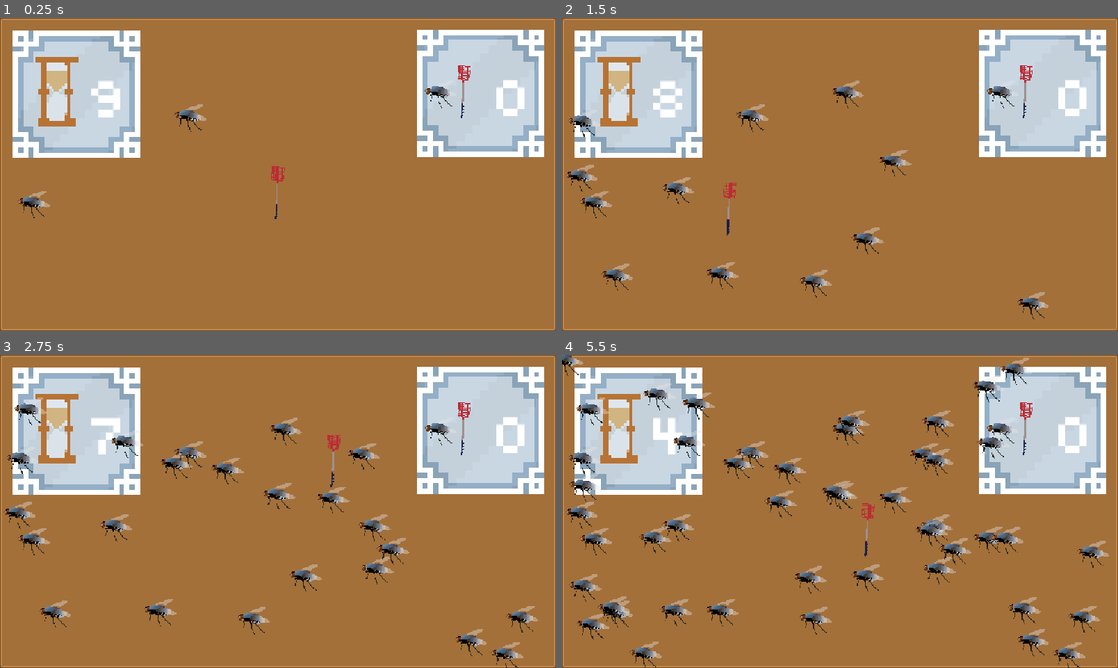
Above: before the commit, frames 1-4 (two rows, left to right).
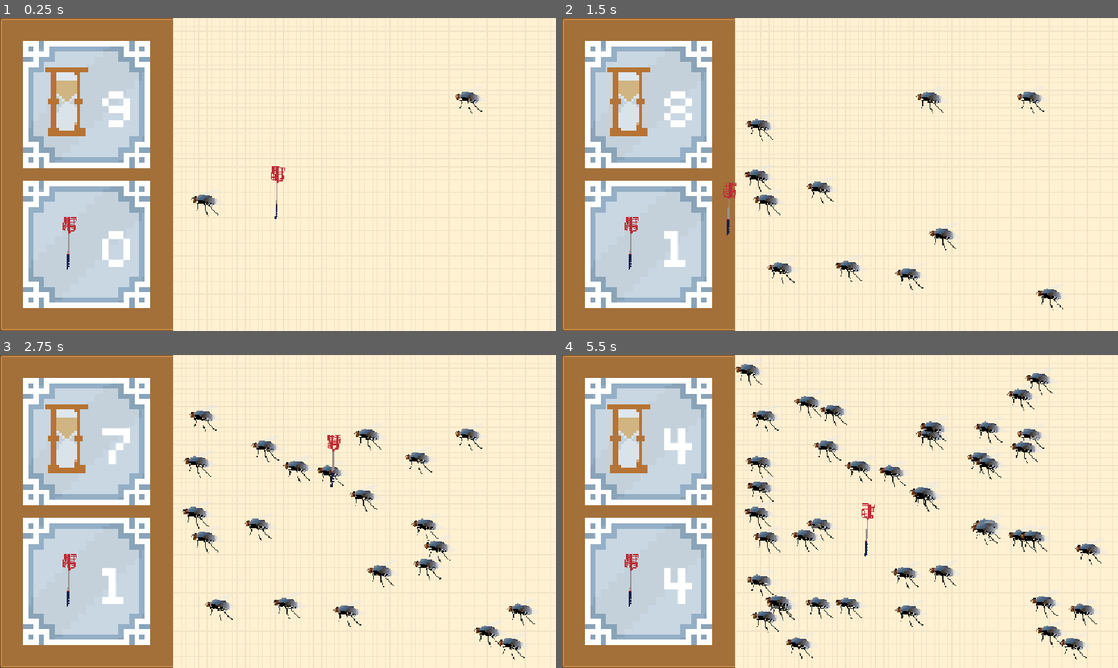
Above: after the commit, the same moments.

Repository: Elephant-on-github/fly-swatter
Game: Godot game, scene res://main.tscn
Two runs of this game, one before a commit and one after it. Both use one fixed random seed, a clock stepped at 60 frames per second and the inputs below.
Inputs (mouse positions are in pixels of both pictures, inside the frame that each line leads up to):
- Up to frame 1 (0.25 s): no input
- Up to frame 2 (1.5 s): tap Enter at 0.5 s; move the mouse to (962, 158) at 0.52 s; hold Right 0.53-1.28 s; tap Space (ui_select) at 0.6, 0.77, 1.07 s; click (962, 158) at 0.67 s; move the mouse to (728, 190) at 1.27 s; hold Down from 1.28 s (still down); tap Alt at 1.35 s
- Up to frame 3 (2.75 s): tap Space (ui_select) at 1.52, 1.55, 1.82, 2.3 s; move the mouse to (333, 442) at 2.02 s; release Down at 2.03 s; hold Right from 2.03 s (still down); tap Shift at 2.1 s
- Up to frame 4 (5.5 s): move the mouse to (812, 574) at 2.77 s; release Right at 2.78 s; hold Up 2.78-3.53 s; tap Space (ui_select) at 2.85, 3.02, 3.32, 3.77, 3.8, 4.07, 4.52, 4.55, 4.82, 5.1 s; click (812, 574) at 2.92 s; move the mouse to (1006, 558) at 3.52 s; hold Left 3.53-5.03 s; tap Alt at 3.6 s; move the mouse to (673, 464) at 4.27 s; tap Shift at 4.35 s; move the mouse to (867, 511) at 5.02 s; hold Down from 5.03 s (still down); click (867, 511) at 5.17 s

The runs differ from the first frame. In frame 1, 85% of the frame differs, in the area x 2-100%, y 0-100%; in frame 2, 85%; in frame 3, 85%; in frame 4, 86%, in the area x 0-100%, y 0-100%.

Commit message:
:sparkles: some more work ig

Diff:
--- a/fly.gd
+++ b/fly.gd
@@ -5,12 +5,15 @@
 
 # Called when the node enters the scene tree for the first time.
 func _ready():
+	print(self.name)
 	pass # Replace with function body.
 
 
 
 # Called every frame. 'delta' is the elapsed time since the previous frame.
 func _process(delta):
+	if name == "FlyTemplate":
+		return
 	# In the cloned sprite's script
 	if Input.is_action_just_pressed("ui_select"):
 		var overlapping = $Area2D.get_overlapping_areas() + $Area2D.get_overlapping_bodies()
@@ -20,5 +23,11 @@
 				if other.name == "swatterarea":
 					collided.emit(other)
 					queue_free()
-					break
+					return
 #^ (partially) from the AI
+
+
+func _on_label_finished():
+	if name == "FlyTemplate":
+		return
+	queue_free()
--- a/main.gd
+++ b/main.gd
@@ -1,9 +1,10 @@
 extends Control
 
+var stop : bool
 
 # Called when the node enters the scene tree for the first time.
 func _ready():
-	pass # Replace with function body.
+	%prizes.visible = false
 
 
 # Called every frame. 'delta' is the elapsed time since the previous frame.
@@ -12,15 +13,18 @@
 
 func _process(delta):
 	spawn_timer += delta
-
-	if spawn_timer >= spawn_delay:
+	if stop:
+		pass
+	elif spawn_timer >= spawn_delay:
 		# Get a random position on the screen
-		var random_pos = Vector2(randf_range(0, get_viewport_rect().size.x),
-								 randf_range(0, get_viewport_rect().size.y))
+		var random_pos = Vector2(randf_range(350, get_viewport_rect().size.x - 20),
+								 randf_range(20, get_viewport_rect().size.y - 20))
 
 		# Create a duplicate of the sprite
 		var sprite_clone = $FlyTemplate.duplicate()
 		sprite_clone.visible = true
+		%timer.finished.connect(sprite_clone._on_label_finished)
+		sprite_clone.name = "clone"
 		# Set its position to the random location
 		sprite_clone.position = random_pos
 
@@ -29,3 +33,8 @@
 
 		# Reset the timer
 		spawn_timer = 0.0
+
+
+func _on_label_finished():
+	%prizes.visible = true
+	stop = true
--- a/main.tscn
+++ b/main.tscn
@@ -141,12 +141,27 @@
 "frames": [{
 "duration": 1.0,
 "texture": ExtResource("4_1bvp3")
+}, {
+"duration": 1.0,
+"texture": ExtResource("4_1bvp3")
 }],
 "loop": 1,
 "name": &"default",
 "speed": 5.0
 }]
 
+[sub_resource type="AtlasTexture" id="AtlasTexture_a5gh6"]
+atlas = ExtResource("2_1bvp3")
+region = Rect2(119, 0, 16, 16)
+
+[sub_resource type="AtlasTexture" id="AtlasTexture_gvyb3"]
+atlas = ExtResource("2_1bvp3")
+region = Rect2(221, 0, 16, 16)
+
+[sub_resource type="AtlasTexture" id="AtlasTexture_3dc5f"]
+atlas = ExtResource("2_1bvp3")
+region = Rect2(85, 0, 16, 16)
+
 [node name="Main" type="Control" unique_id=81225702]
 layout_mode = 3
 anchors_preset = 15
@@ -168,18 +183,6 @@
 patch_margin_top = 4
 patch_margin_right = 4
 patch_margin_bottom = 4
-
-[node name="Fly" type="Sprite2D" parent="." unique_id=1103188556]
-z_index = 4
-position = Vector2(359, 188)
-texture = ExtResource("3_lquwl")
-script = ExtResource("4_efxa6")
-
-[node name="Area2D" type="Area2D" parent="Fly" unique_id=876320989]
-
-[node name="CollisionShape2D" type="CollisionShape2D" parent="Fly/Area2D" unique_id=2091154039]
-position = Vector2(2, -2)
-shape = SubResource("CircleShape2D_mvmpa")
 
 [node name="FlyTemplate" type="Sprite2D" parent="." unique_id=1807150358]
 unique_name_in_owner = true
@@ -208,16 +211,31 @@
 [node name="CollisionShape2D" type="CollisionShape2D" parent="swatter/swatterarea" unique_id=668771961]
 shape = SubResource("RectangleShape2D_oeska")
 
-[node name="NinePatchRect3" type="NinePatchRect" parent="." unique_id=517514681]
+[node name="UI_ETC" type="HBoxContainer" parent="." unique_id=728939111]
+layout_mode = 1
+anchors_preset = 15
+anchor_right = 1.0
+anchor_bottom = 1.0
+grow_horizontal = 2
+grow_vertical = 2
+theme_override_constants/separation = 43
+
+[node name="MarginContainer" type="MarginContainer" parent="UI_ETC" unique_id=1330919938]
+layout_mode = 2
+theme_override_constants/margin_left = 43
+
+[node name="Info Area" type="VBoxContainer" parent="UI_ETC/MarginContainer" unique_id=2049451877]
+layout_mode = 2
+size_flags_horizontal = 4
+size_flags_vertical = 4
+theme_override_constants/separation = 24
+
+[node name="NinePatchRect3" type="NinePatchRect" parent="UI_ETC/MarginContainer/Info Area" unique_id=517514681]
 custom_minimum_size = Vector2(240, 240)
-layout_mode = 0
-offset_left = 24.0
-offset_top = 24.0
-offset_right = 264.0
-offset_bottom = 264.0
+layout_mode = 2
 texture = SubResource("AtlasTexture_deqvp")
 
-[node name="NinePatchRect2" type="NinePatchRect" parent="NinePatchRect3" unique_id=772172302]
+[node name="NinePatchRect2" type="NinePatchRect" parent="UI_ETC/MarginContainer/Info Area/NinePatchRect3" unique_id=772172302]
 custom_minimum_size = Vector2(240, 240)
 layout_mode = 1
 anchors_preset = 15
@@ -227,7 +245,7 @@
 grow_vertical = 2
 texture = SubResource("AtlasTexture_mvmpa")
 
-[node name="MarginContainer" type="MarginContainer" parent="NinePatchRect3/NinePatchRect2" unique_id=9572645]
+[node name="MarginContainer" type="MarginContainer" parent="UI_ETC/MarginContainer/Info Area/NinePatchRect3/NinePatchRect2" unique_id=9572645]
 custom_minimum_size = Vector2(80, 0)
 layout_mode = 1
 anchors_preset = 5
@@ -238,15 +256,16 @@
 grow_horizontal = 2
 size_flags_horizontal = 6
 
-[node name="AnimatedSprite2D" type="AnimatedSprite2D" parent="NinePatchRect3/NinePatchRect2/MarginContainer" unique_id=1324615651]
+[node name="AnimatedSprite2D" type="AnimatedSprite2D" parent="UI_ETC/MarginContainer/Info Area/NinePatchRect3/NinePatchRect2/MarginContainer" unique_id=1324615651]
 z_index = 1
 position = Vector2(32.000015, 115.000015)
 scale = Vector2(5, 5)
 sprite_frames = SubResource("SpriteFrames_5vw27")
-frame_progress = 0.3002362
+frame_progress = 0.8954064
 script = ExtResource("7_272bh")
 
-[node name="Label" type="Label" parent="NinePatchRect3/NinePatchRect2" unique_id=1002913137]
+[node name="timer" type="Label" parent="UI_ETC/MarginContainer/Info Area/NinePatchRect3/NinePatchRect2" unique_id=1002913137]
+unique_name_in_owner = true
 process_mode = 3
 process_priority = 5
 layout_mode = 1
@@ -267,16 +286,12 @@
 text = "0"
 script = ExtResource("7_kek77")
 
-[node name="NinePatchRect4" type="NinePatchRect" parent="." unique_id=2063553596]
+[node name="NinePatchRect4" type="NinePatchRect" parent="UI_ETC/MarginContainer/Info Area" unique_id=2063553596]
 custom_minimum_size = Vector2(240, 240)
-layout_mode = 0
-offset_left = 786.0
-offset_top = 22.0
-offset_right = 1026.0
-offset_bottom = 262.0
+layout_mode = 2
 texture = SubResource("AtlasTexture_deqvp")
 
-[node name="NinePatchRect2" type="NinePatchRect" parent="NinePatchRect4" unique_id=1300853326]
+[node name="NinePatchRect2" type="NinePatchRect" parent="UI_ETC/MarginContainer/Info Area/NinePatchRect4" unique_id=1300853326]
 custom_minimum_size = Vector2(240, 240)
 layout_mode = 1
 anchors_preset = 15
@@ -286,7 +301,7 @@
 grow_vertical = 2
 texture = SubResource("AtlasTexture_mvmpa")
 
-[node name="MarginContainer" type="MarginContainer" parent="NinePatchRect4/NinePatchRect2" unique_id=1000329200]
+[node name="MarginContainer" type="MarginContainer" parent="UI_ETC/MarginContainer/Info Area/NinePatchRect4/NinePatchRect2" unique_id=1000329200]
 custom_minimum_size = Vector2(80, 0)
 layout_mode = 1
 anchors_preset = 5
@@ -297,13 +312,13 @@
 grow_horizontal = 2
 size_flags_horizontal = 6
 
-[node name="AnimatedSprite2D" type="AnimatedSprite2D" parent="NinePatchRect4/NinePatchRect2/MarginContainer" unique_id=1472279821]
+[node name="AnimatedSprite2D" type="AnimatedSprite2D" parent="UI_ETC/MarginContainer/Info Area/NinePatchRect4/NinePatchRect2/MarginContainer" unique_id=1472279821]
 z_index = 1
 position = Vector2(32.000015, 115.000015)
 sprite_frames = SubResource("SpriteFrames_efxa6")
 script = ExtResource("7_272bh")
 
-[node name="Label" type="Label" parent="NinePatchRect4/NinePatchRect2" unique_id=1461140824]
+[node name="Label" type="Label" parent="UI_ETC/MarginContainer/Info Area/NinePatchRect4/NinePatchRect2" unique_id=1461140824]
 process_mode = 3
 process_priority = 5
 layout_mode = 1
@@ -324,5 +339,78 @@
 text = "0"
 script = ExtResource("12_dg77c")
 
+[node name="Game Area" type="Control" parent="UI_ETC" unique_id=387993341]
+layout_mode = 2
+size_flags_horizontal = 3
+
+[node name="NinePatchRect" type="NinePatchRect" parent="UI_ETC/Game Area" unique_id=1660144974]
+layout_mode = 1
+anchors_preset = 15
+anchor_right = 1.0
+anchor_bottom = 1.0
+grow_horizontal = 2
+grow_vertical = 2
+texture = SubResource("AtlasTexture_a5gh6")
+axis_stretch_horizontal = 1
+axis_stretch_vertical = 1
+
+[node name="CenterContainer" type="CenterContainer" parent="UI_ETC/Game Area" unique_id=486412089]
+layout_mode = 1
+anchors_preset = 15
+anchor_right = 1.0
+anchor_bottom = 1.0
+grow_horizontal = 2
+grow_vertical = 2
+size_flags_horizontal = 3
+
+[node name="prizes" type="Control" parent="UI_ETC/Game Area/CenterContainer" unique_id=1832721911]
+unique_name_in_owner = true
+visible = false
+custom_minimum_size = Vector2(400, 400)
+custom_maximum_size = Vector2(400, 400)
+layout_mode = 2
+size_flags_horizontal = 3
+
+[node name="NinePatchRect" type="NinePatchRect" parent="UI_ETC/Game Area/CenterContainer/prizes" unique_id=1845727769]
+layout_mode = 1
+anchors_preset = 15
+anchor_right = 1.0
+anchor_bottom = 1.0
+grow_horizontal = 2
+grow_vertical = 2
+texture = SubResource("AtlasTexture_gvyb3")
+patch_margin_left = 4
+patch_margin_top = 4
+patch_margin_right = 4
+patch_margin_bottom = 4
+
+[node name="MarginContainer" type="MarginContainer" parent="UI_ETC/Game Area/CenterContainer/prizes" unique_id=154238529]
+layout_mode = 1
+anchors_preset = 15
+anchor_right = 1.0
+anchor_bottom = 1.0
+grow_horizontal = 2
+grow_vertical = 2
+theme_override_constants/margin_left = 24
+theme_override_constants/margin_top = 24
+theme_override_constants/margin_right = 24
+theme_override_constants/margin_bottom = 24
+
+[node name="VBoxContainer" type="VBoxContainer" parent="UI_ETC/Game Area/CenterContainer/prizes/MarginContainer" unique_id=343970725]
+layout_mode = 2
+theme_override_constants/separation = 24
+
+[node name="NinePatchRect" type="NinePatchRect" parent="UI_ETC/Game Area/CenterContainer/prizes/MarginContainer/VBoxContainer" unique_id=1834088251]
+layout_mode = 2
+size_flags_vertical = 3
+texture = SubResource("AtlasTexture_3dc5f")
+
+[node name="NinePatchRect2" type="NinePatchRect" parent="UI_ETC/Game Area/CenterContainer/prizes/MarginContainer/VBoxContainer" unique_id=30454955]
+layout_mode = 2
+size_flags_vertical = 3
+texture = SubResource("AtlasTexture_3dc5f")
+
 [connection signal="collided" from="FlyTemplate" to="." method="_on_fly_template_collided"]
-[connection signal="collided" from="FlyTemplate" to="NinePatchRect4/NinePatchRect2/Label" method="_on_fly_template_collided"]
+[connection signal="collided" from="FlyTemplate" to="UI_ETC/MarginContainer/Info Area/NinePatchRect4/NinePatchRect2/Label" method="_on_fly_template_collided"]
+[connection signal="finished" from="UI_ETC/MarginContainer/Info Area/NinePatchRect3/NinePatchRect2/timer" to="." method="_on_label_finished"]
+[connection signal="finished" from="UI_ETC/MarginContainer/Info Area/NinePatchRect3/NinePatchRect2/timer" to="FlyTemplate" method="_on_label_finished"]
